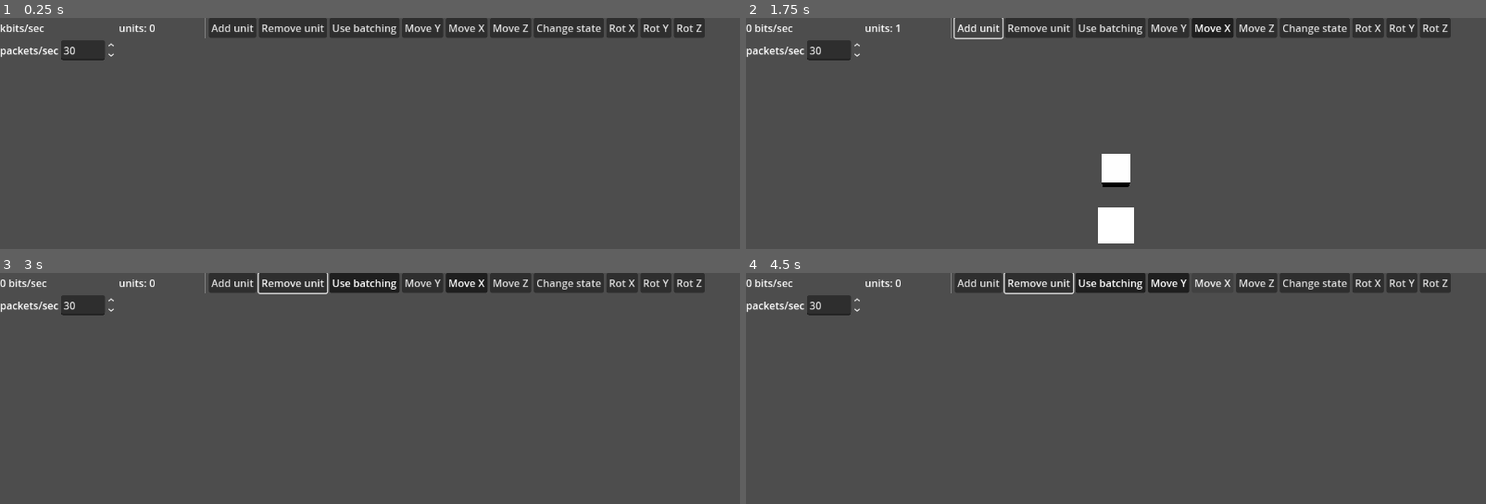
Above: before the commit, frames 1-4 (two rows, left to right).
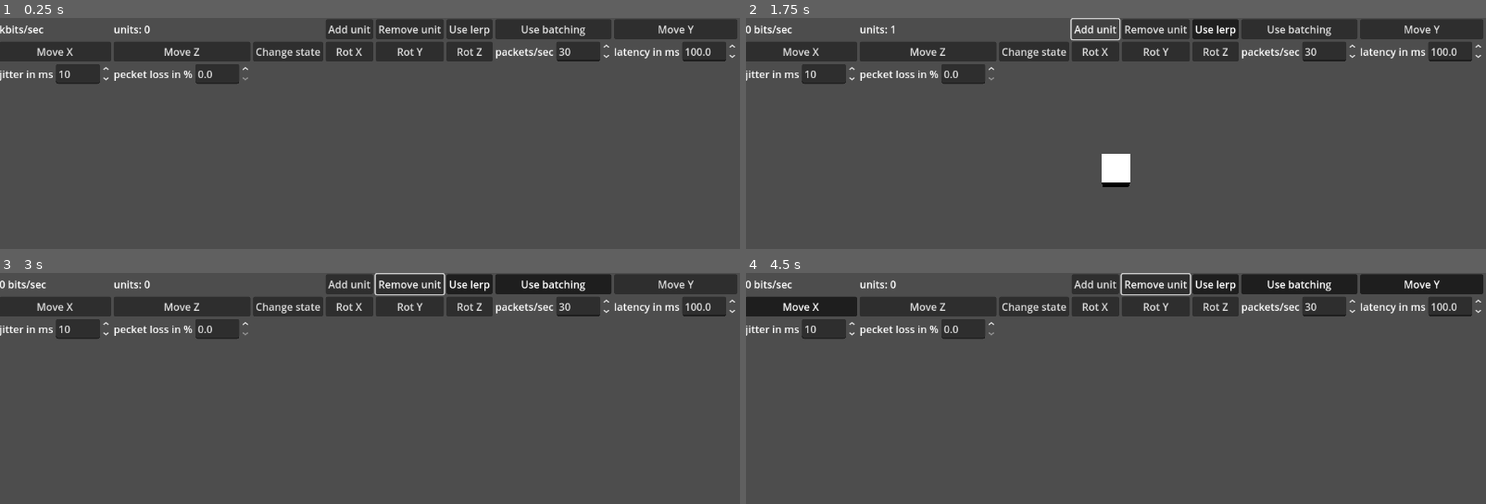
Above: after the commit, the same moments.

Repository: wowtamz/efficient-state-sync
Game: Godot game, scene res://3d/benchmark.tscn
Two runs of this game, one before a commit and one after it. Both use one fixed random seed, a clock stepped at 60 frames per second and the inputs below. This scene is started directly instead of the project's main scene.
Inputs (mouse positions are in pixels of both pictures, inside the frame that each line leads up to):
- Up to frame 1 (0.25 s): no input
- Up to frame 2 (1.75 s): click (1212, 29) at 0.5 s, where only the run after the commit has a clickable "Use lerp"; click "Add unit" at 1.25 s
- Up to frame 3 (3 s): click "Remove unit" at 2 s; click "Use batching" at 2.75 s
- Up to frame 4 (4.5 s): click "Move Y" at 3.5 s; click "Move X" at 4.25 s

The runs differ from the first frame. In frame 1, 11% of the frame differs, in the area x 0-100%, y 0-29%; in frame 2, 11%; in frame 3, 11%; in frame 4, 12%.
Error before the commit: Invalid call. Nonexistent function 'get_time' in base 'Control (benchmark.tscn::GDScript_5df01)'. (res://3d/unit.tscn::GDScript_3wnp8:113)

Commit message:
added lerp, packet loss, latency and jitter to 3d benchmark ui

Diff:
--- a/3d/benchmark.tscn
+++ b/3d/benchmark.tscn
@@ -14,6 +14,8 @@
 
 var id_counter = 0
 var shadows := Dictionary()
+
+var time: int = 0
 
 func _ready() -> void:
 	connect_buttons()
@@ -58,6 +60,7 @@
 func connect_buttons() -> void:
 	$ui/b_add.connect(\"pressed\", Callable(self, \"spawn_object\"))
 	$ui/b_remove.connect(\"pressed\", Callable(self, \"despawn_object\"))
+	$ui/b_lerp.connect(\"toggled\", Callable(self, \"set_use_lerp\"))
 	$ui/b_batch.connect(\"toggled\", Callable(self, \"set_use_batching\"))
 	$ui/b_vert.connect(\"toggled\", Callable(self, \"set_move_vertically\"))
 	$ui/b_hor.connect(\"toggled\", Callable(self, \"set_move_horizontally\"))
@@ -67,6 +70,13 @@
 	$ui/b_rot_y.connect(\"toggled\", Callable(self, \"apply_rotation_y\"))
 	$ui/b_rot_z.connect(\"toggled\", Callable(self, \"apply_rotation_z\"))
 	$ui/b_packet_count/spinbox.connect(\"value_changed\", Callable(self, \"set_send_rate\"))
+	$ui/b_latency/spinbox.connect(\"value_changed\", Callable(self, \"set_latency\"))
+	$ui/b_jitter/spinbox.connect(\"value_changed\", Callable(self, \"set_jitter\"))
+	$ui/b_packet_loss/spinbox.connect(\"value_changed\", Callable(self, \"set_packet_loss\"))
+
+func set_use_lerp(val: bool):
+	for node in get_tree().get_nodes_in_group(\"shadow\"):
+		node.set_lerp(val)
 
 func set_use_batching(val: bool):
 	_use_batching = val
@@ -98,6 +108,18 @@
 func set_move_depthwise(val: bool) -> void:
 	for node in get_tree().get_nodes_in_group(\"unit\"):
 		node.set_move_depthwise(val)
+
+func set_latency(ms: float) -> void:
+	for node in get_tree().get_nodes_in_group(\"shadow\"):
+		node.set_latency(ms)
+
+func set_jitter(ms: float) -> void:
+	for node in get_tree().get_nodes_in_group(\"shadow\"):
+		node.set_jitter(ms)
+
+func set_packet_loss(val: float) -> void:
+	for node in get_tree().get_nodes_in_group(\"shadow\"):
+		node.set_packet_loss(val)
 
 func set_send_rate(val: int) -> void:
 	send_rate = val
@@ -111,6 +133,8 @@
 	_send_rate_counter += delta
 	if _send_rate_counter > 1.0 / float(send_rate):
 		_send_rate_counter = 0.0
+		time += 1
+		time = time % 65536
 		var batch_data: Dictionary[int, StateData] = {}
 		for node in get_tree().get_nodes_in_group(\"unit\"):
 			var packet = node.get_packet()
@@ -123,7 +147,7 @@
 					var shadow = get_shadow(node.id)
 					shadow.on_receive_packet(byte_array)
 		if not batch_data.is_empty():
-			var batch_packet = BatchStateData2D.new(batch_data)
+			var batch_packet = BatchStateData3D.new(batch_data)
 			var batch_bytes = batch_packet.to_bytes()
 			add_sent_bytes(batch_bytes.size())
 			on_receive_batch(batch_bytes)
@@ -134,14 +158,14 @@
 		var shadow = get_shadow(key)
 		if shadow:
 			var state_data: StateData = batch.get_data()[key]
-			shadow.sync_state(state_data)
+			shadow.on_receive_packet(state_data.to_bytes())
 
 func process_send_rate(delta: float) -> void:
 	_counter += delta
 	if _counter >= 1.0:
 		var bits_per_sec = sent_bytes * 8
 		$ui/bps.text = \"%.2f kbits/sec\" % (float(bits_per_sec) / 1000.0) if bits_per_sec > 500 else \"%d bits/sec\" % bits_per_sec
-		sent_bytes = 0.0
+		sent_bytes = 0
 		_counter = 0.0
 
 func add_sent_bytes(amount: int) -> void:
@@ -150,6 +174,9 @@
 
 func get_sent_bits() -> int:
 	return sent_bytes * 8
+
+func get_time() -> int:
+	return time
 
 func get_unit(id: int) -> Node3D:
 	for node in get_tree().get_nodes_in_group(\"unit\"):
@@ -180,10 +207,13 @@
 layout_mode = 1
 anchors_preset = 10
 anchor_right = 1.0
-offset_bottom = 82.0
+offset_left = -1.0
+offset_top = 2.0
+offset_right = 317.0
+offset_bottom = 84.0
 grow_horizontal = 2
 size_flags_horizontal = 4
-columns = 13
+columns = 8
 
 [node name="bps" type="Label" parent="ui"]
 custom_minimum_size = Vector2(128, 0)
@@ -206,6 +236,11 @@
 layout_mode = 2
 text = "Remove unit"
 
+[node name="b_lerp" type="Button" parent="ui"]
+layout_mode = 2
+toggle_mode = true
+text = "Use lerp"
+
 [node name="b_batch" type="Button" parent="ui"]
 layout_mode = 2
 focus_mode = 0
@@ -266,6 +301,43 @@
 [node name="spinbox" type="SpinBox" parent="ui/b_packet_count"]
 layout_mode = 2
 value = 30.0
+
+[node name="b_latency" type="HBoxContainer" parent="ui"]
+layout_mode = 2
+
+[node name="label" type="Label" parent="ui/b_latency"]
+layout_mode = 2
+text = "latency in ms"
+
+[node name="spinbox" type="SpinBox" parent="ui/b_latency"]
+layout_mode = 2
+max_value = 1000.0
+step = 0.5
+value = 100.0
+
+[node name="b_jitter" type="HBoxContainer" parent="ui"]
+layout_mode = 2
+
+[node name="label" type="Label" parent="ui/b_jitter"]
+layout_mode = 2
+text = "jitter in ms"
+
+[node name="spinbox" type="SpinBox" parent="ui/b_jitter"]
+layout_mode = 2
+max_value = 250.0
+value = 10.0
+
+[node name="b_packet_loss" type="HBoxContainer" parent="ui"]
+layout_mode = 2
+
+[node name="label" type="Label" parent="ui/b_packet_loss"]
+layout_mode = 2
+text = "pecket loss in %"
+
+[node name="spinbox" type="SpinBox" parent="ui/b_packet_loss"]
+layout_mode = 2
+max_value = 1.0
+step = 0.01
 
 [node name="world" type="Node3D" parent="."]
 
